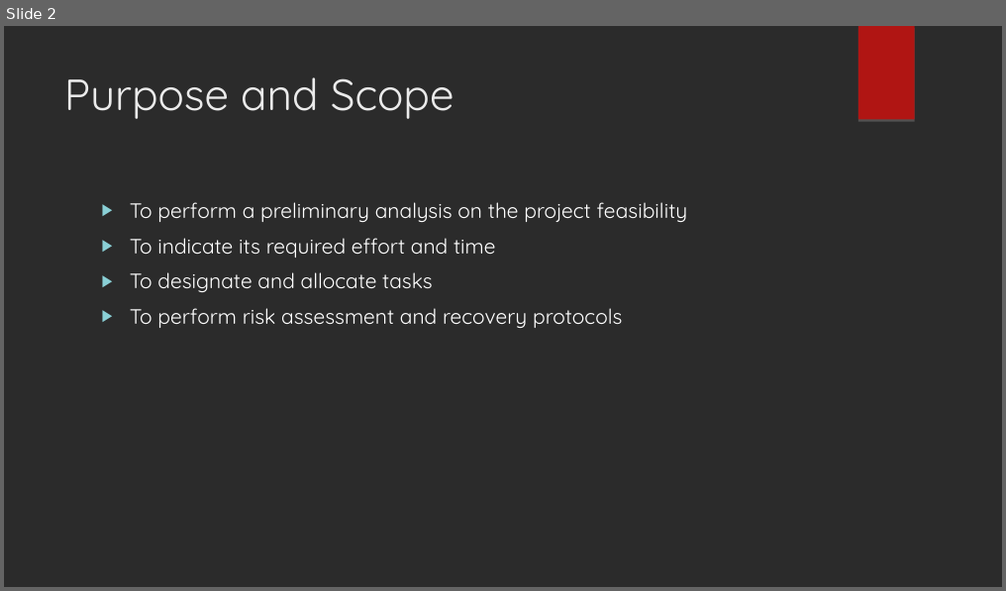
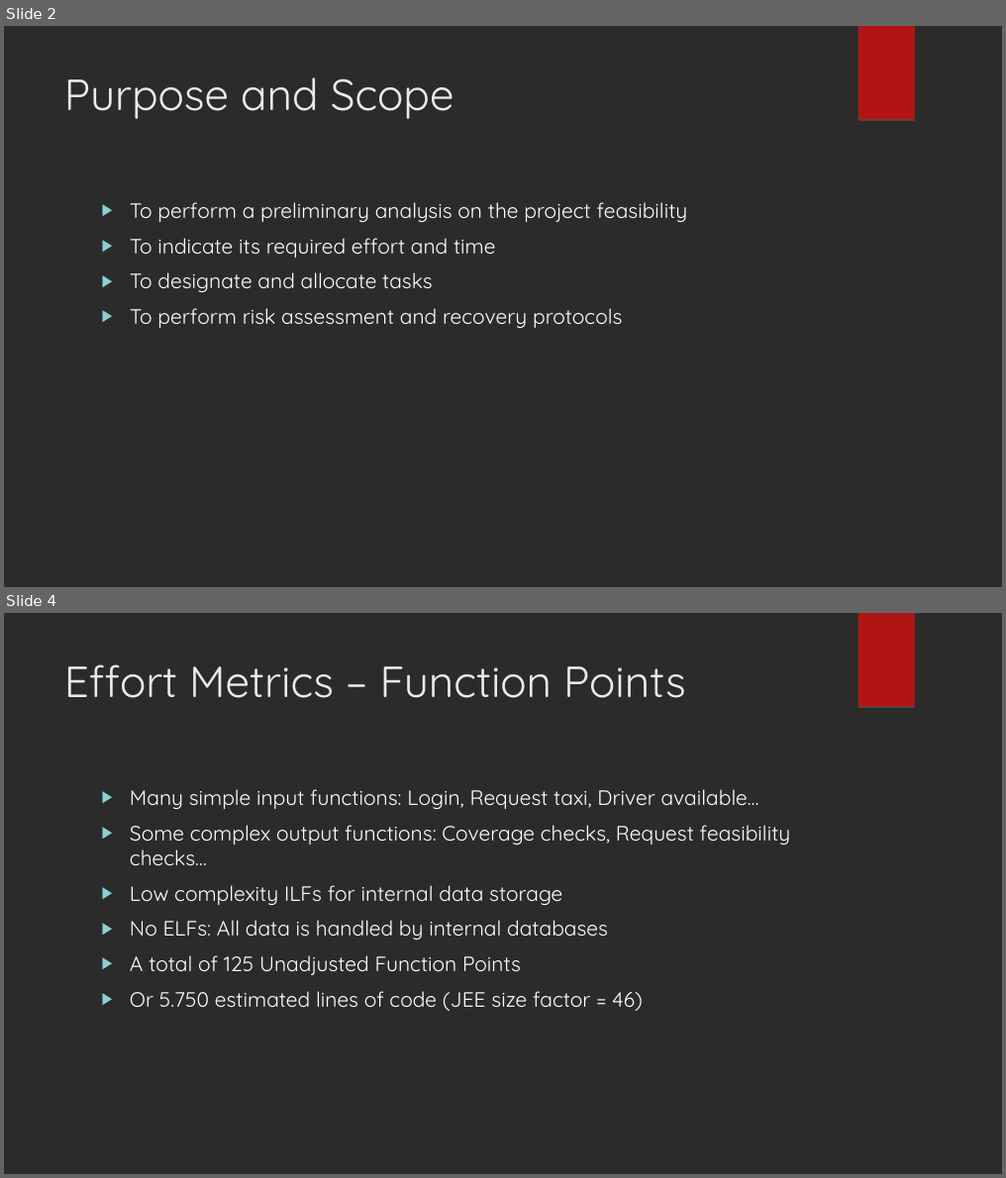
Before and after one commit to cannizzoa/AgalbatoCannizzo, a slide deck: Presentazione/Project Plan.ppt. Shown one above the other, each under a label of ours: slide 2 before the commit, slides 2 and 4 after it; the slides between them are not shown. The pictures are 1006x591 and 1006x1178 pixels, drawn with LibreOffice and Linux fonts; fonts in the diff are those of the drawing; background and template pictures are left out; a plain dark background stands for a picture behind light text. Boxes give left, top, right and bottom in pixels: in the first picture for what was removed or moved away, otherwise in the second. Text is boxed around its words. In the diff, an @@ line names an element or a change of style, - is before the commit and + after.

Commit message:
Effort metrics

```diff
--- a/Presentazione/Project Plan.ppt
+++ b/Presentazione/Project Plan.ppt
@@ slide 4 added at bbox=[4, 613, 1002, 1174], background picture (left out); not listed: 1 template element that a slide beside it also shows @@
@@ title added at bbox=[64, 664, 686, 698], 42 pt, text #EBEBEB @@
+Effort Metrics – Function Points
@@ text added at bbox=[130, 789, 791, 1011], 20 pt, text #FFFFFF @@
+▶ Many simple input functions: Login, Request taxi, Driver available…
+▶ Some complex output functions: Coverage checks, Request feasibility checks…
+▶ Low complexity ILFs for internal data storage
+▶ No ELFs: All data is handled by internal databases
+▶ A total of 125 Unadjusted Function Points
+▶ Or 5.750 estimated lines of code (JEE size factor = 46)
```
Also in this commit, not shown: 6 other slides changed, 2 other slides added, 2 slides removed, 4 other files.
